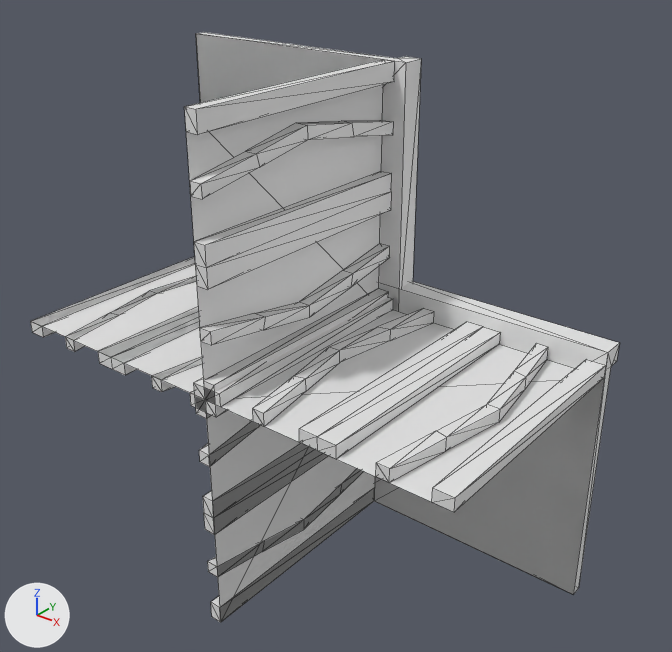
Two versions of the OBJ model Data/bmc/tiles/t_096.obj, one commit apart.
One viewpoint serves both versions: a camera (50 mm lens) standing at (1.038, -1.439, 0.809) and looking at (0.012, -0.157, 0.014). Every picture has the same lights, and +X, +Y and +Z are marked at lower left. Mesh edges are drawn as thin lines. Where no turn or scale is listed for an object, it has been applied to the vertices.

Names of what the first picture shows: 't_096'.
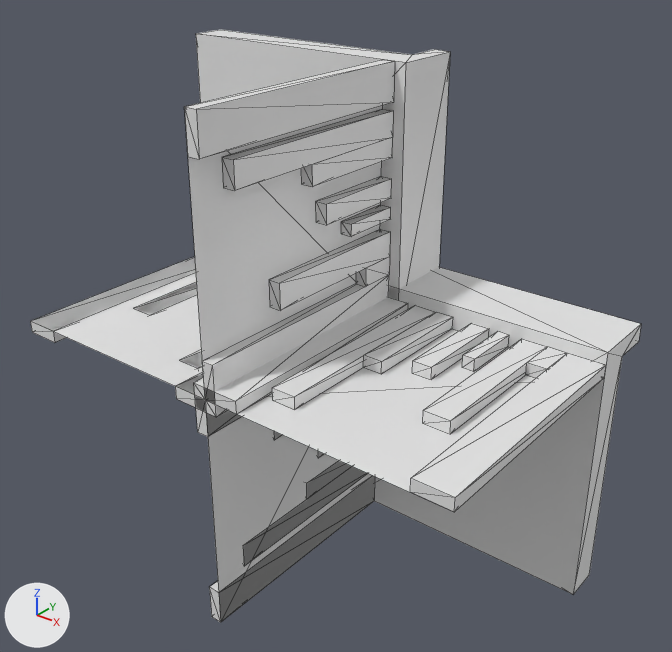
Changed parts and their boxes [x1, y1, x2, y2] in the pictures (672 x 652 px; the box of a moved part takes in the faces that stretch with it):
't_096', reshaped: before [31, 32, 619, 622]; after [31, 29, 641, 622]
part 1 of me_t_096, added: after [316, 176, 392, 225]
part 2 of me_t_096, added: after [341, 205, 391, 237]
part 3 of me_t_096, added: after [462, 332, 509, 372]
part 4 of me_t_096, added: after [412, 323, 489, 380]
part 5 of me_t_096, rebuilt (20% narrower): before [207, 469, 364, 577]; after [243, 461, 368, 566]
part 6 of me_t_096, rebuilt (12% shorter): before [253, 308, 434, 427]; after [272, 306, 453, 410]
part 7 of me_t_096, rebuilt: before [151, 362, 191, 392]; after [179, 350, 203, 368]
part 8 of me_t_096, rebuilt (16% narrower): before [190, 120, 393, 199]; after [222, 109, 393, 191]
part 9 of me_t_096, deleted: before [299, 322, 501, 459]
part 10 of me_t_096, deleted: before [203, 443, 328, 535]
part 11 of me_t_096, deleted: before [194, 171, 392, 289]
part 12 of me_t_096, deleted: before [98, 309, 200, 375]
part 13 of me_t_096, moved or reshaped: before [31, 32, 619, 622]; after [31, 29, 641, 622]

Diff of the bpy script that builds the scene:
```diff
--- a/Data/bmc/tiles/t_096.obj.py
+++ b/Data/bmc/tiles/t_096.obj.py
@@ me_t_096 @@
 # used by ob_t_096; location = (0.0, 0.0, 0.0)
-me_t_096.from_pydata(...)  # 290 vertices, 532 faces; spans x -0.5..0.5, y -0.5..0.05, z -0.5..0.5
+me_t_096.from_pydata(...)  # 250 vertices, 432 faces; spans x -0.5..0.5, y -0.5..0.15, z -0.5..0.5
+# me_t_096 part 1: a new loose piece, a box spanning x 0.0..0.025, y -0.2..0.0, z 0.237..0.277
+# me_t_096 part 2: a new loose piece, a box spanning x 0.0..0.025, y -0.126..0.0, z 0.193..0.218
+# me_t_096 part 3: a new loose piece, a box spanning x 0.282..0.307, y -0.126..0.0, z 0.0..0.025
+# me_t_096 part 4: a new loose piece, a box spanning x 0.223..0.263, y -0.2..0.0, z 0.0..0.025
+# me_t_096 part 5: the loose piece of 20 vertices spanning x -0.025..0.0, y -0.5..0.0, z -0.429..-0.362 is rebuilt with 14 vertices and now spans x -0.025..0.0, y -0.429..0.0, z -0.408..-0.318
+# me_t_096 part 6: the loose piece of 20 vertices spanning x 0.071..0.138, y -0.5..0.0, z 0.0..0.025 is rebuilt with 14 vertices and now spans x 0.092..0.182, y -0.429..0.0, z 0.0..0.025
+# me_t_096 part 7: the loose piece of 20 vertices spanning x -0.138..-0.071, y -0.5..0.0, z -0.025..0.0 is rebuilt with 14 vertices and now spans x -0.182..-0.092, y -0.429..0.0, z -0.025..0.0
+# me_t_096 part 8: the loose piece of 20 vertices spanning x 0.0..0.025, y -0.5..0.0, z 0.363..0.429 is rebuilt with 14 vertices and now spans x 0.0..0.025, y -0.429..0.0, z 0.318..0.408
+# me_t_096 part 9: the loose piece of 12 vertices spanning x 0.213..0.287, y -0.5..0.0, z 0.0..0.025 is deleted
+# me_t_096 part 10: the loose piece of 12 vertices spanning x -0.025..0.0, y -0.5..0.0, z -0.287..-0.212 is deleted
+# me_t_096 part 11: the loose piece of 12 vertices spanning x 0.0..0.025, y -0.5..0.0, z 0.213..0.288 is deleted
+# me_t_096 part 12: the loose piece of 12 vertices spanning x -0.287..-0.213, y -0.5..0.0, z -0.025..0.0 is deleted
+# me_t_096 part 13: 132 vertices removed from x -0.5..0.5, y -0.5..0.05, z -0.5..0.5; 100 vertices added at x -0.5..0.5, y -0.5..0.15, z -0.5..0.5
```
